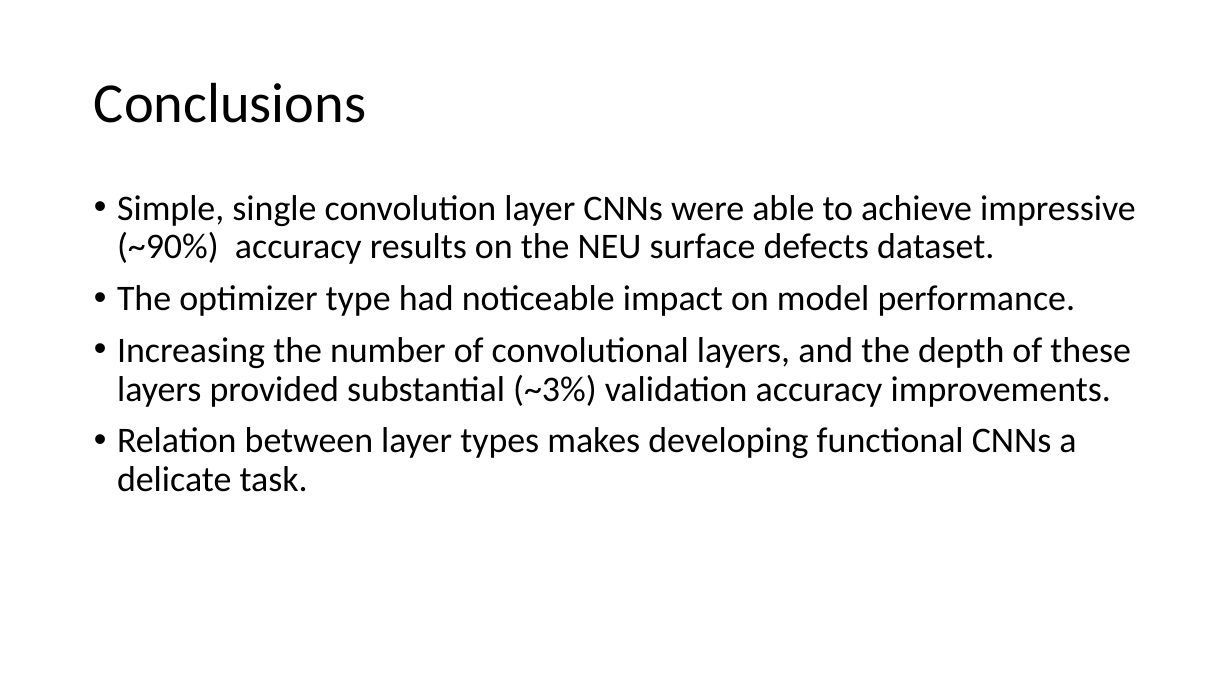
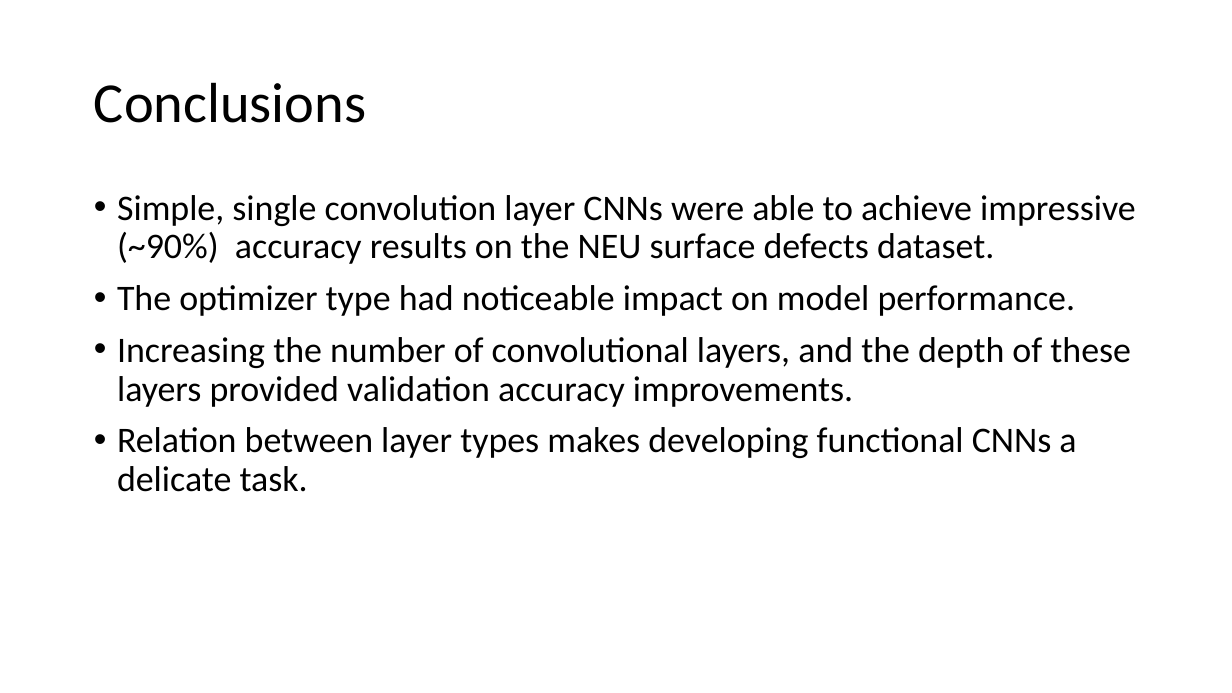
Before and after one commit to M-Matrona/IBM-Machine-Learning-Course, a slide deck: slide 16 of Course_5_Deep_Learning/Surface Crack Classification Project Overview.pptx. Drawn at 1232x693 pixels with LibreOffice and Linux fonts; fonts in the diff are those of the drawing. Boxes give left, top, right and bottom in pixels: in the first picture for what was removed or moved away, otherwise in the second. Text is boxed around its words. In the diff, an @@ line names an element or a change of style, - is before the commit and + after.

```diff
--- a/Course_5_Deep_Learning/Surface Crack Classification Project Overview.pptx
+++ b/Course_5_Deep_Learning/Surface Crack Classification Project Overview.pptx
@@ text at (117, 337, 1131, 407): text changed @@
-• Increasing the number of convolutional layers, and the depth of these layers provided substantial (~3%) validation accuracy improvements.
+• Increasing the number of convolutional layers, and the depth of these layers provided validation accuracy improvements.
```
Also in this commit, not shown: 1 other slide changed, 15 other files.
